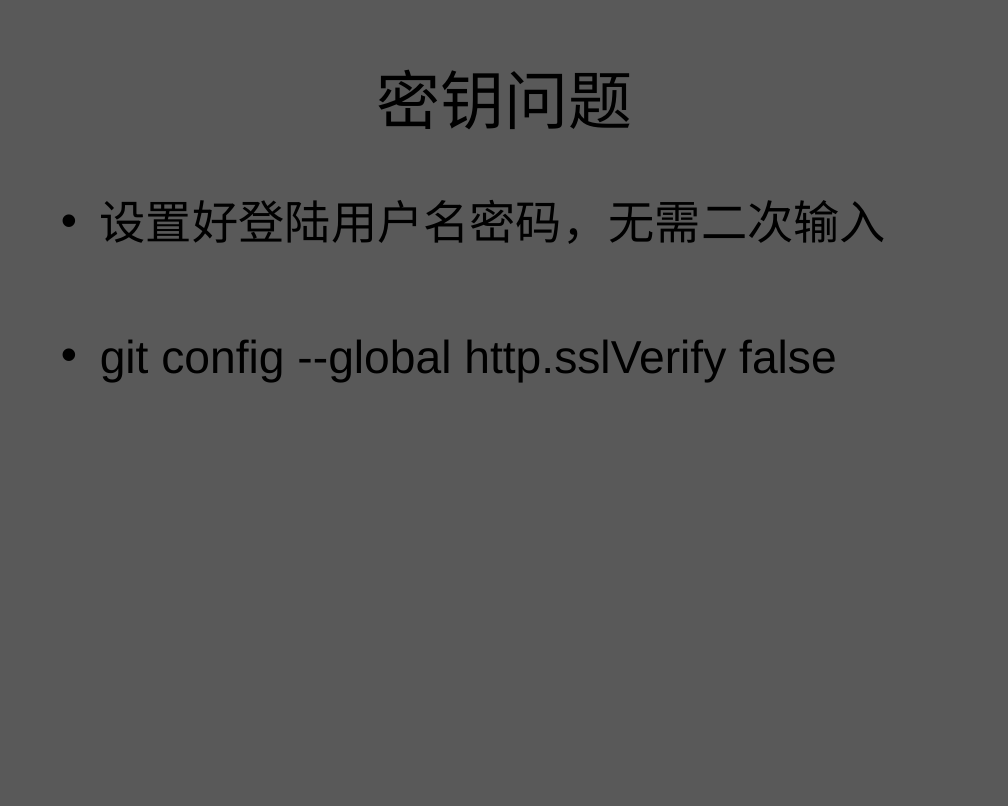
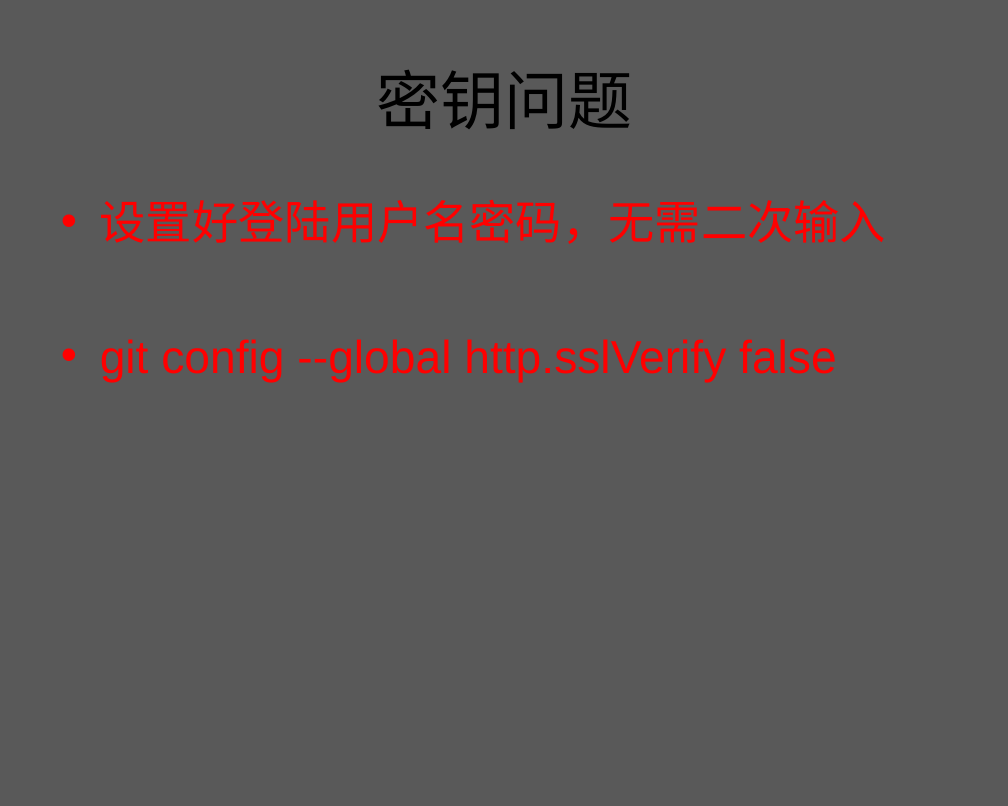
Before and after one commit to zhuxiaosheng/code, a slide deck: slide 91 of git.ppt (slide 86 before the commit). Drawn at 1008x806 pixels with LibreOffice and Linux fonts; fonts in the diff are those of the drawing; background and template pictures are left out. Boxes give left, top, right and bottom in pixels: in the first picture for what was removed or moved away, otherwise in the second. Text is boxed around its words. In the diff, an @@ line names an element or a change of style, - is before the commit and + after.

```diff
--- a/git.ppt
+++ b/git.ppt
@@ text "设置好登陆用户名密码，无需二次输入" at box(100, 200, 886, 383): text colour #000000 to #FF0000; bullet colour #000000 to #FF0000 @@
```
Also in this commit, not shown: 1 other slide changed, 5 slides added.
